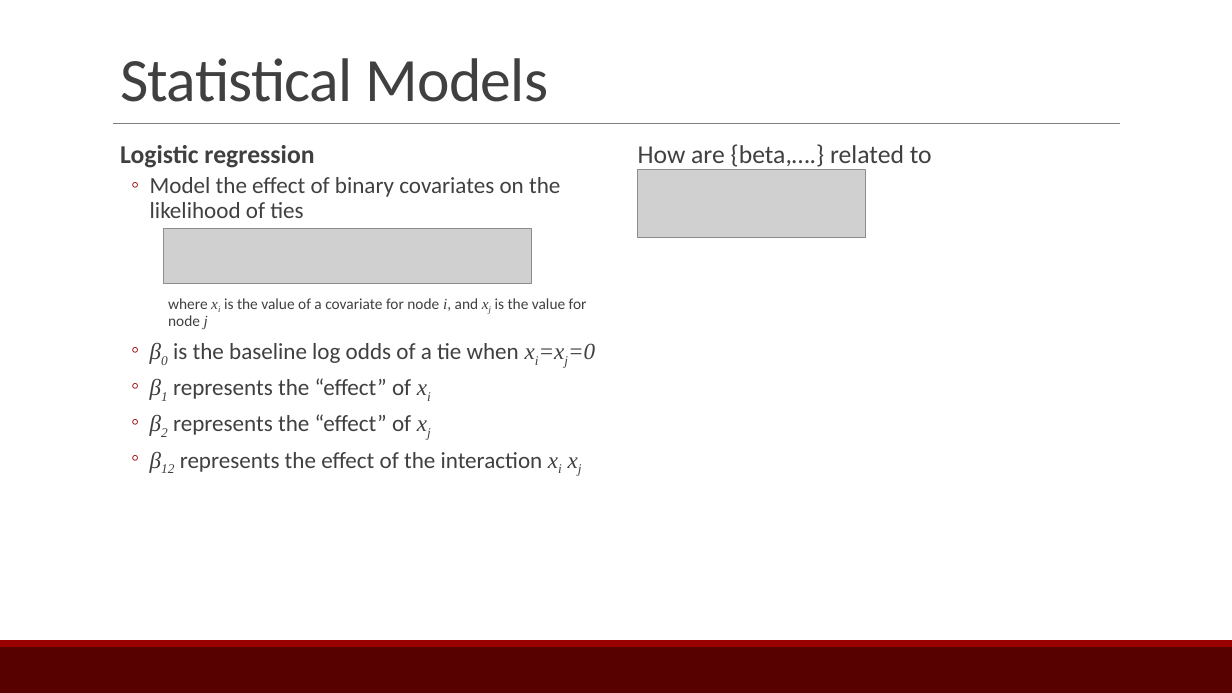
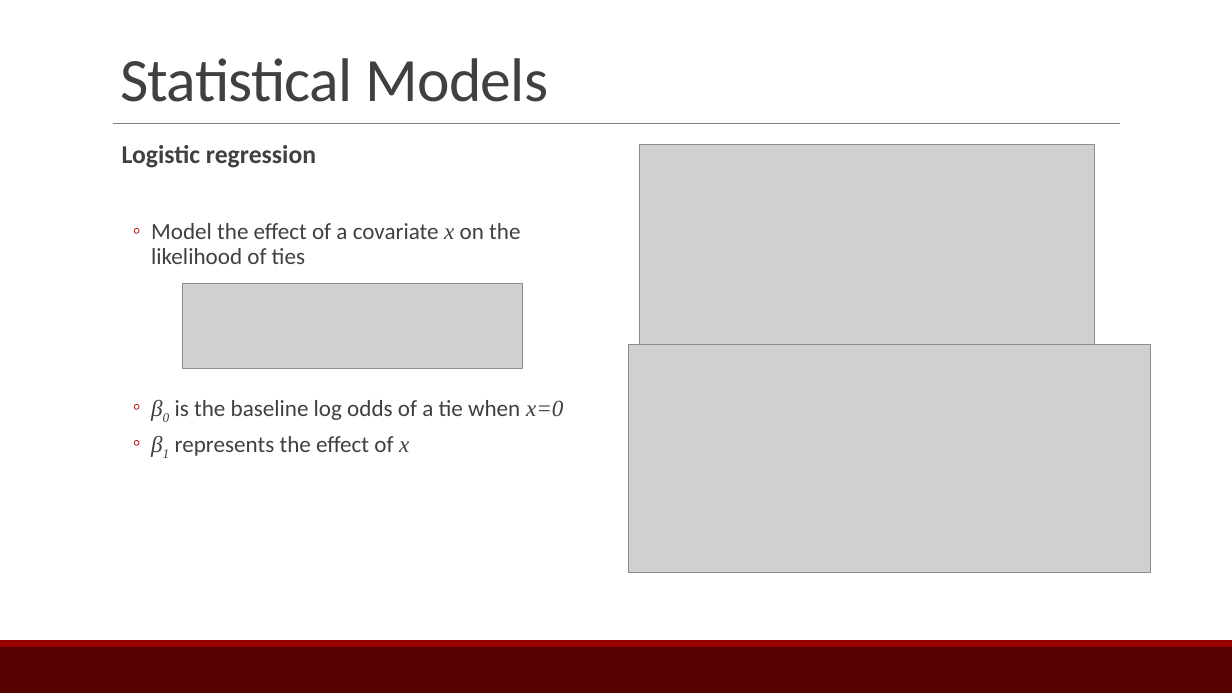
Before and after one commit to ebey/sunbelt2015, a slide deck: slide 21 of statnetWeb_slides.pptx (slide 19 before the commit). Drawn at 1232x693 pixels with LibreOffice and Linux fonts; fonts in the diff are those of the drawing; grey boxes stand for pictures. Boxes give left, top, right and bottom in pixels: in the first picture for what was removed or moved away, otherwise in the second. Text is boxed around its words. In the diff, an @@ line names an element or a change of style, - is before the commit and + after.

Commit message:
slides and images

```diff
--- a/statnetWeb_slides.pptx
+++ b/statnetWeb_slides.pptx
@@ text removed at [638,144,932,167] @@
-  How are {beta,….} related to
@@ picture added at [640,145,1095,373] @@
@@ picture removed at [638,170,865,238] @@
@@ text at [151,223,563,456]: text changed @@
-  ◦ Model the effect of binary covariates on the likelihood of ties
-      where xi is the value of a covariate for node i, and xj is the value for node j
-  ◦ β0 is the baseline log odds of a tie when xi=xj=0
-  ◦ β1 represents the “effect” of xi
-  ◦ β2 represents the “effect” of xj
-  ◦ β12 represents the effect of the interaction xi xj
+  ◦ Model the effect of a covariate x on the likelihood of ties
+  ◦ β0 is the baseline log odds of a tie when x=0
+  ◦ β1 represents the effect of x
@@ picture removed at [164,229,531,284] @@
@@ picture added at [182,284,522,369] @@
@@ picture added at [628,344,1152,572] @@
```
Also in this commit, not shown: 15 other slides changed, 9 slides added, 1 slide removed, 5 other files.
